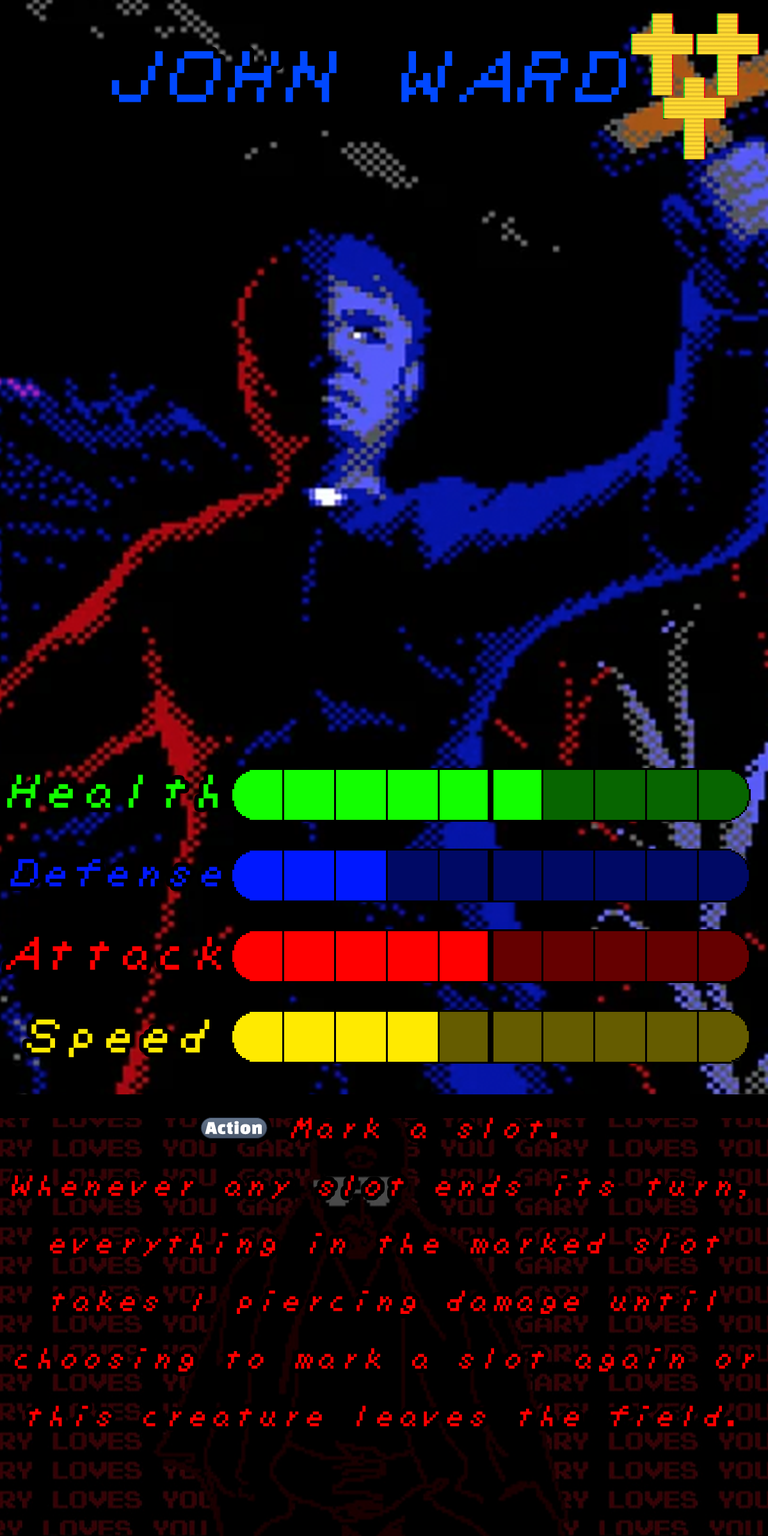
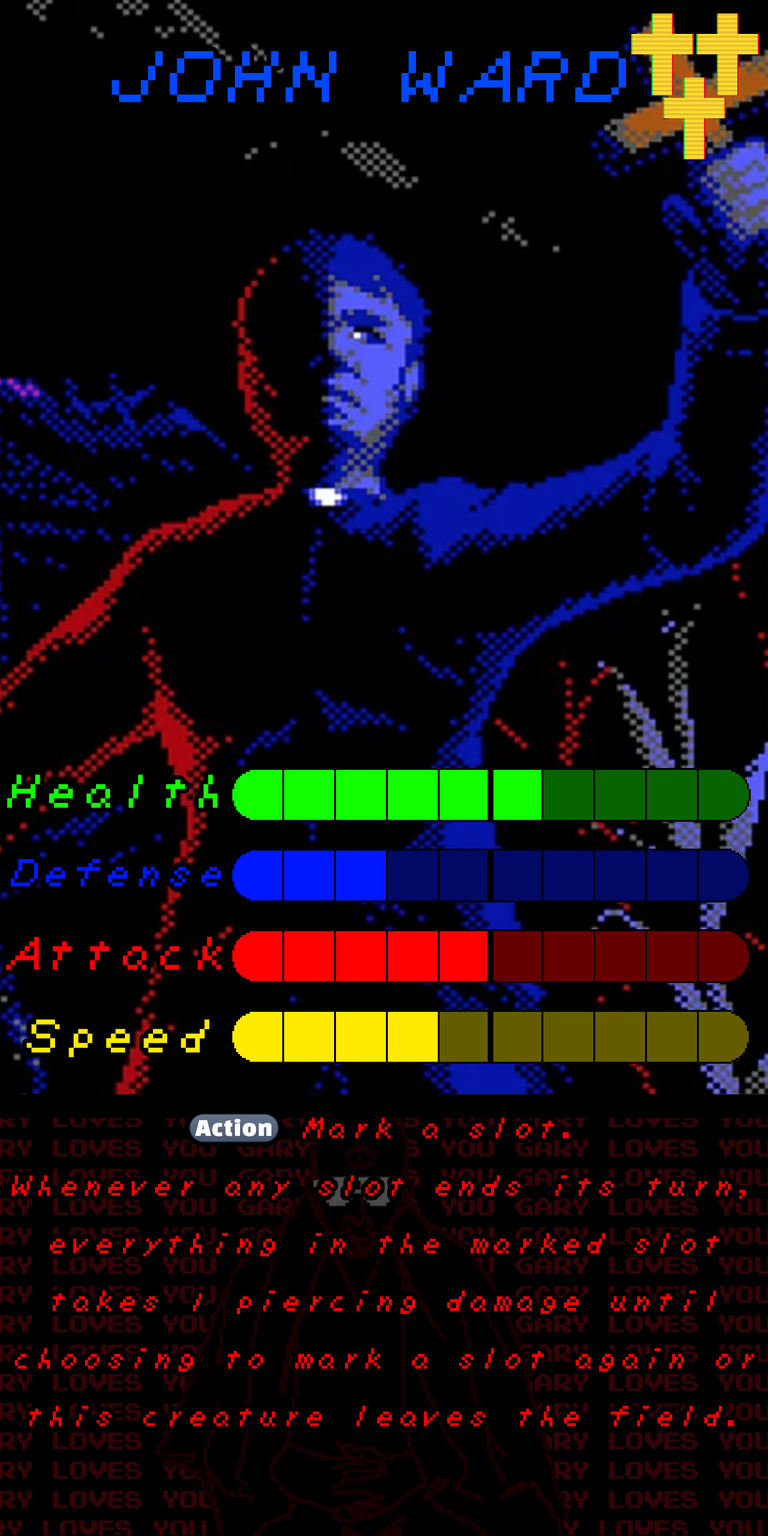
Two versions of the same layered image (768 x 1536). Layer-by-layer changes:
painted on "Ability" over [188, 1113, 569, 1143]
